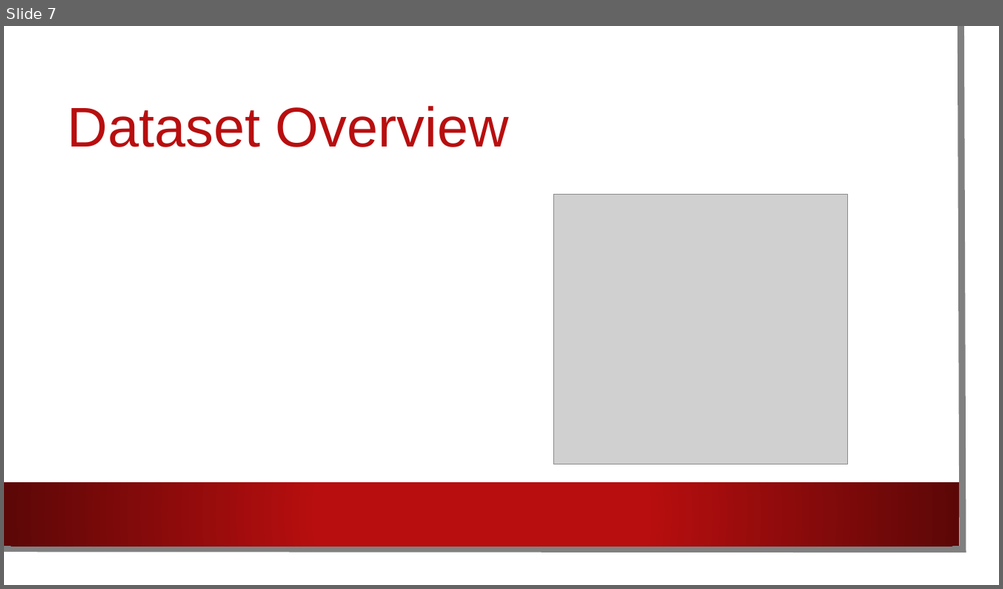
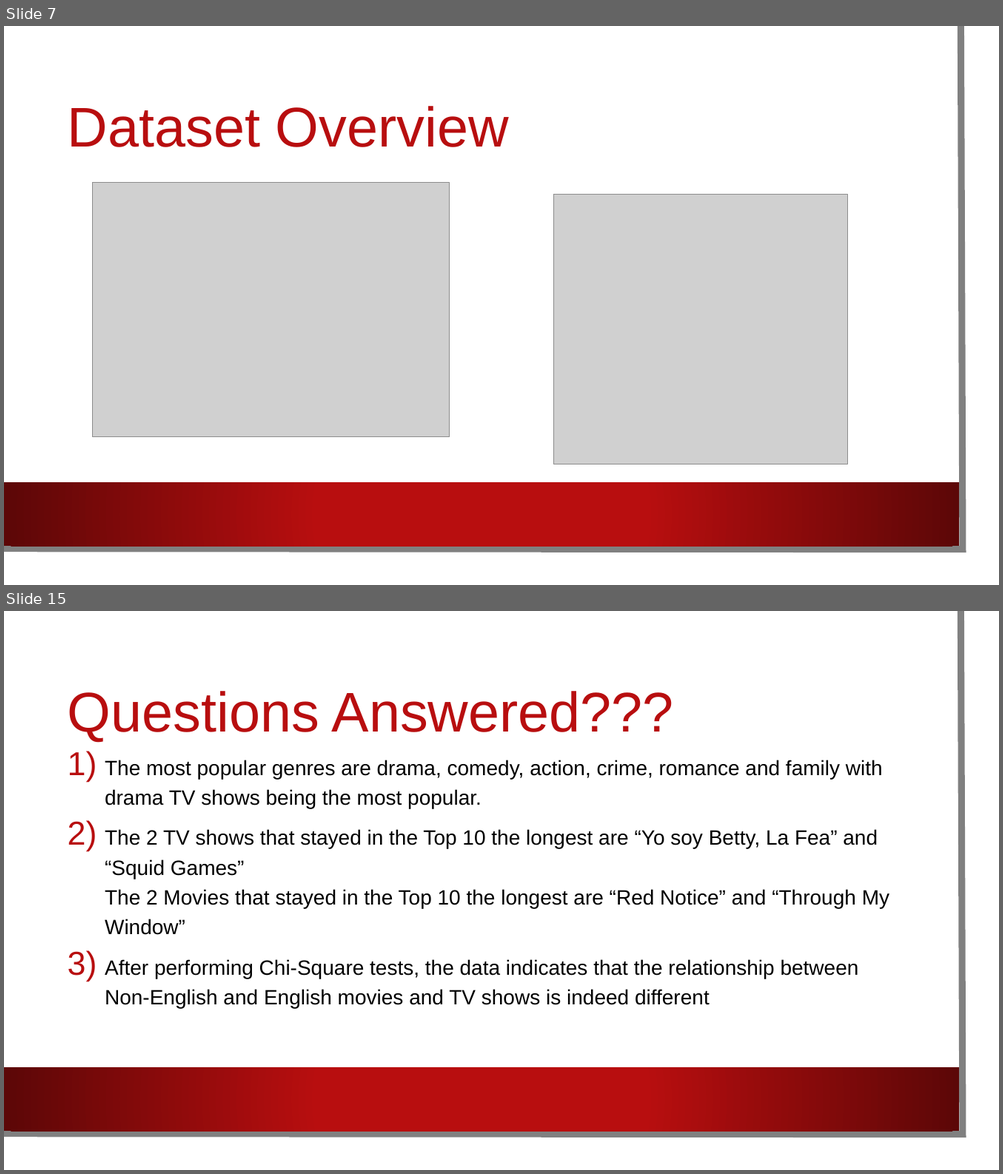
Before and after one commit to EdithLotterman/Project-1-Team-8, a slide deck: Netflix_Comparison.pptx. Shown one above the other, each under a label of ours: slide 7 before the commit, slides 7 and 15 after it; the slides between them are not shown. The pictures are 1003x589 and 1003x1174 pixels, drawn with LibreOffice and Linux fonts; fonts in the diff are those of the drawing; grey boxes stand for pictures; background and template pictures are left out. Boxes give left, top, right and bottom in pixels: in the first picture for what was removed or moved away, otherwise in the second. Text is boxed around its words. In the diff, an @@ line names an element or a change of style, - is before the commit and + after.

```diff
--- a/Netflix_Comparison.pptx
+++ b/Netflix_Comparison.pptx
@@ slide 15 added at (x1=4, y1=611, x2=999, y2=1170), background picture (left out); not listed: 3 template elements that a slide beside it also shows @@
@@ title added at (x1=68, y1=691, x2=674, y2=742), 54 pt, text #B80E0F @@
+Questions Answered???
@@ text added at (x1=105, y1=760, x2=889, y2=1008), 20 pt, text #000000 @@
+1) The most popular genres are drama, comedy, action, crime, romance and family with drama TV shows being the most popular.
+2) The 2 TV shows that stayed in the Top 10 the longest are “Yo soy Betty, La Fea” and “Squid Games”
+   The 2 Movies that stayed in the Top 10 the longest are “Red Notice” and “Through My Window”
+3) After performing Chi-Square tests, the data indicates that the relationship between Non-English and English movies and TV shows is indeed different
@@ slide 7 changed as well @@
@@ picture added at (x1=92, y1=183, x2=449, y2=438) @@
```
Also in this commit, not shown: 5 other slides changed, 9 other slides added, 6 slides removed, 19 other files.
